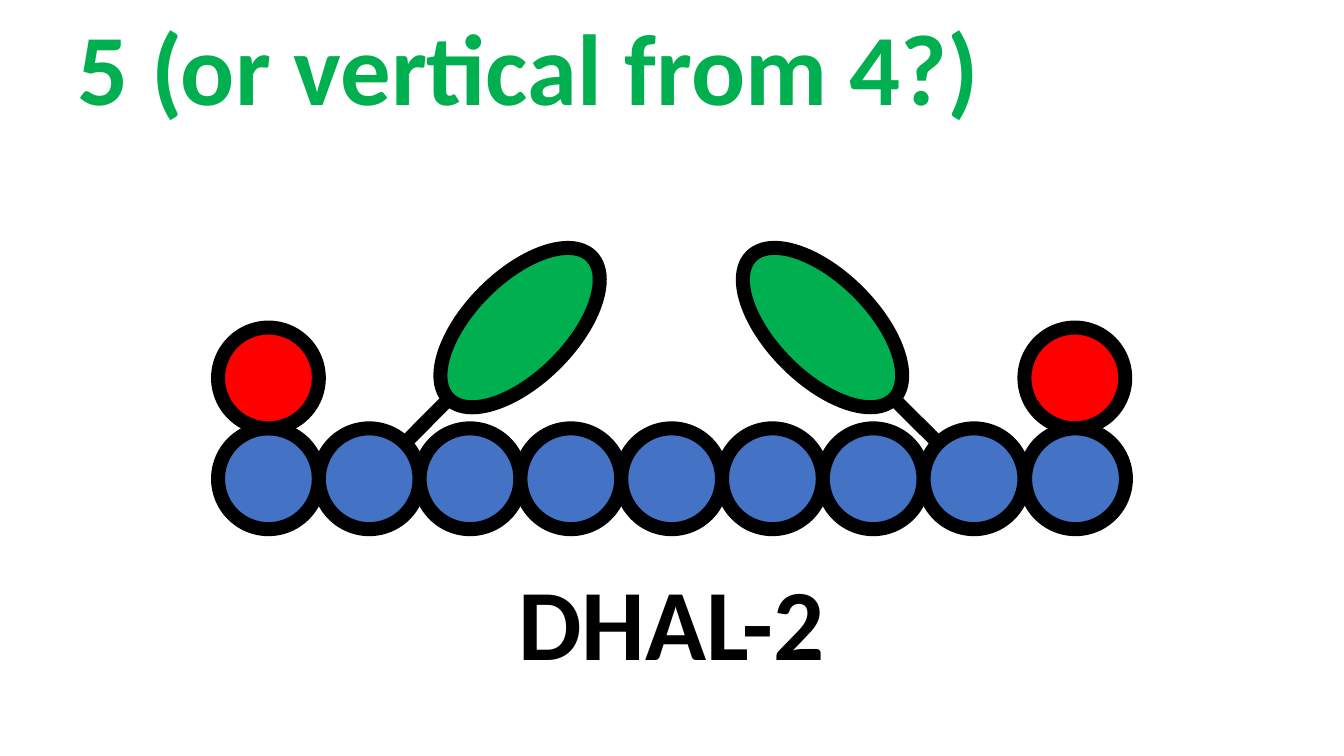
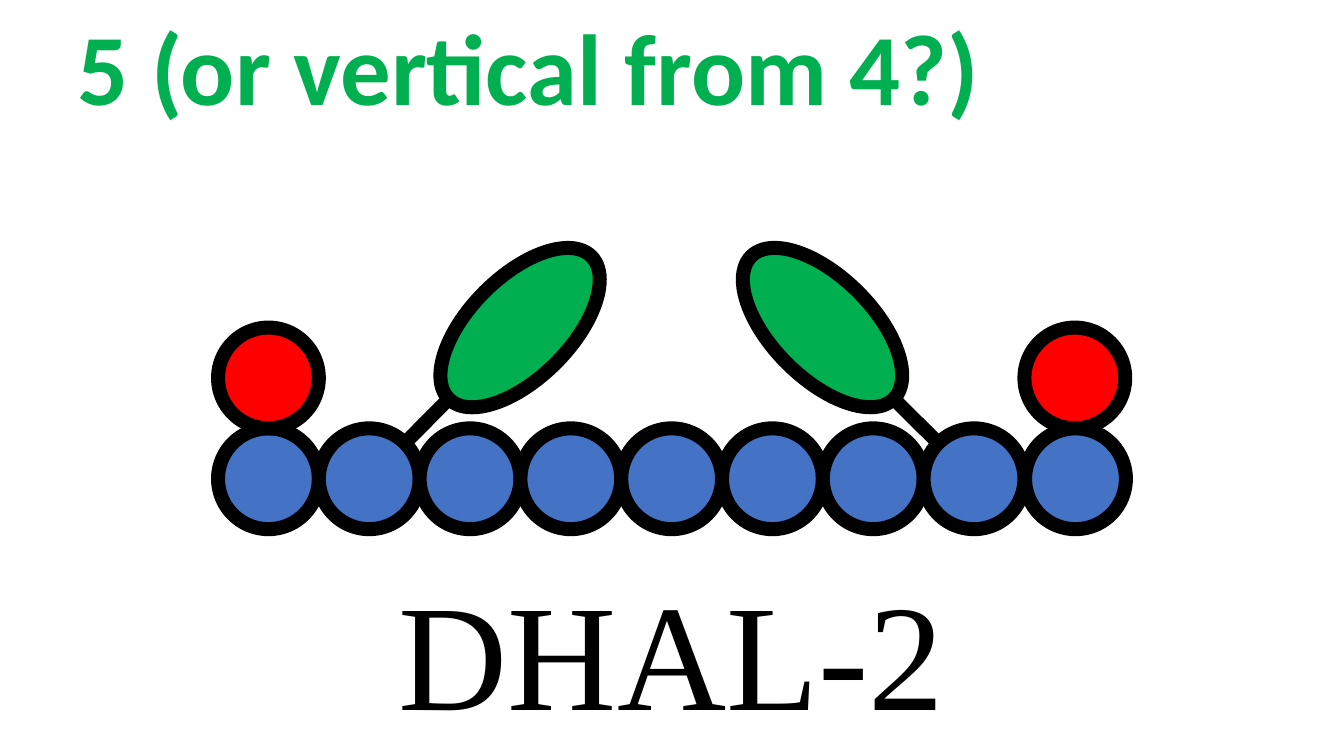
Before and after one commit to rzk1/ullmann, a slide deck: slide 8 of Labels/labels.pptx. Drawn at 1344x756 pixels with LibreOffice and Linux fonts; fonts in the diff are those of the drawing. Boxes give left, top, right and bottom in pixels: in the first picture for what was removed or moved away, otherwise in the second. Text is boxed around its words. In the diff, an @@ line names an element or a change of style, - is before the commit and + after.

Commit message:
Font

```diff
--- a/Labels/labels.pptx
+++ b/Labels/labels.pptx
@@ text "DHAL-2": place and size @@
-text "DHAL-2" at (518,594,824,660)
+text "DHAL-2" at (399,610,945,711)
@@ text "DHAL-2" at (399,610,945,711): size 72 to 108 pt, font Calibri to Times New Roman, bold off @@
```
Also in this commit, not shown: 23 other slides changed.
